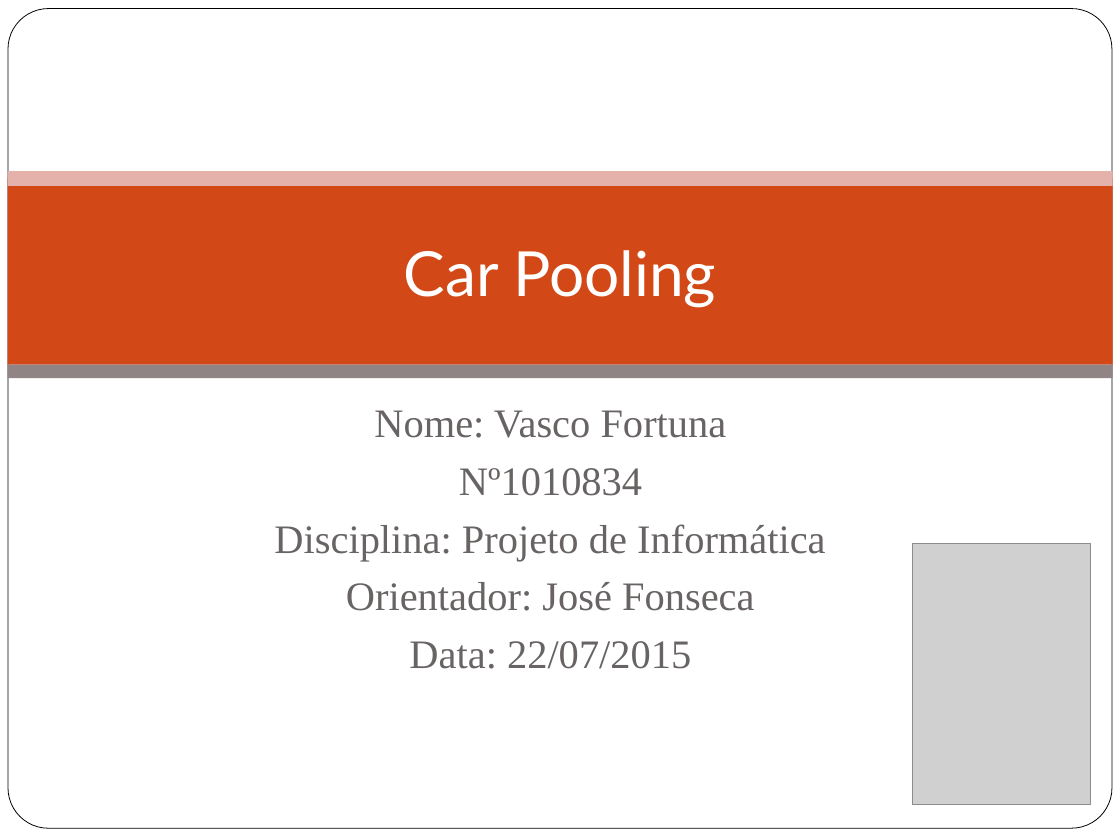
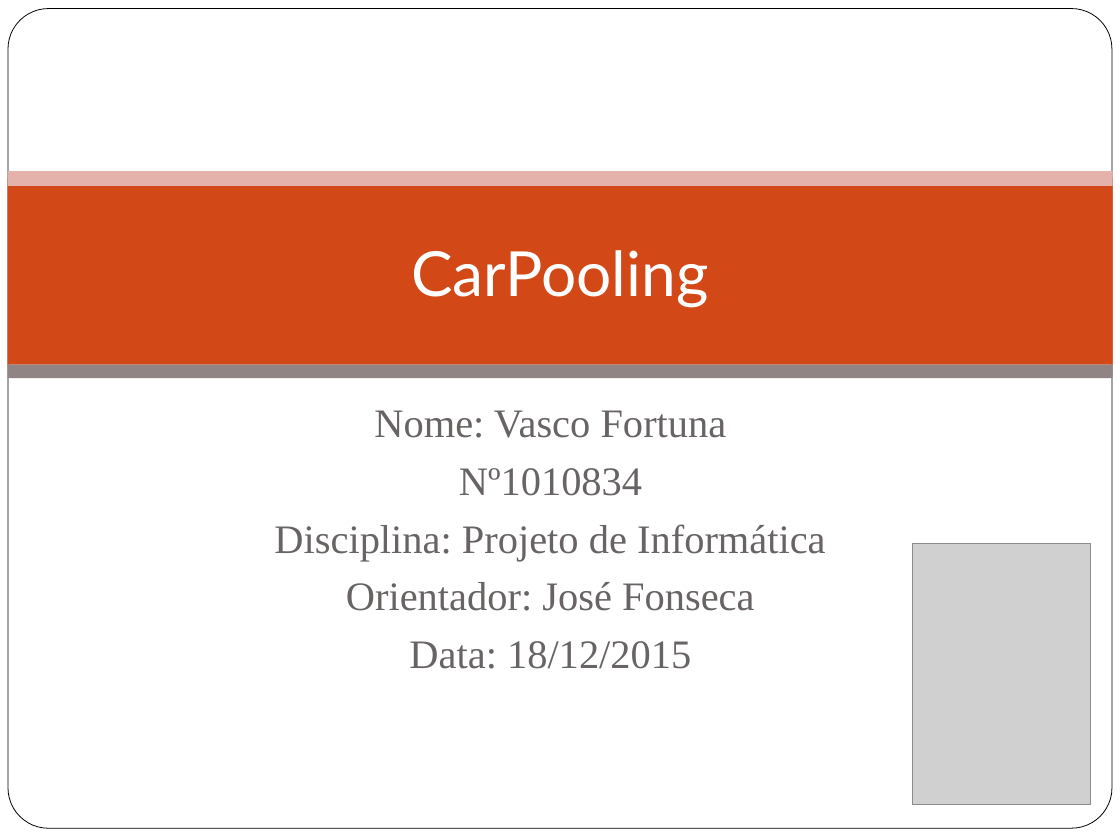
Before and after one commit to Vascomfortuna/Projeto-EI, a slide deck: slide 1 of Apresentação.pptx. Drawn at 1120x840 pixels with LibreOffice and Linux fonts; fonts in the diff are those of the drawing; grey boxes stand for pictures; background and template pictures are left out. Boxes give left, top, right and bottom in pixels: in the first picture for what was removed or moved away, otherwise in the second. Text is boxed around its words. In the diff, an @@ line names an element or a change of style, - is before the commit and + after.

```diff
--- a/Apresentação.pptx
+++ b/Apresentação.pptx
@@ title at <box>411,250,708,308</box>: spaces changed @@
-Car Pooling
+CarPooling
@@ subtitle at <box>409,641,691,669</box>: text changed @@
-Data: 22/07/2015
+Data: 18/12/2015
```
Also in this commit, not shown: 10 other slides changed, 3 slides added, 10 other files.
